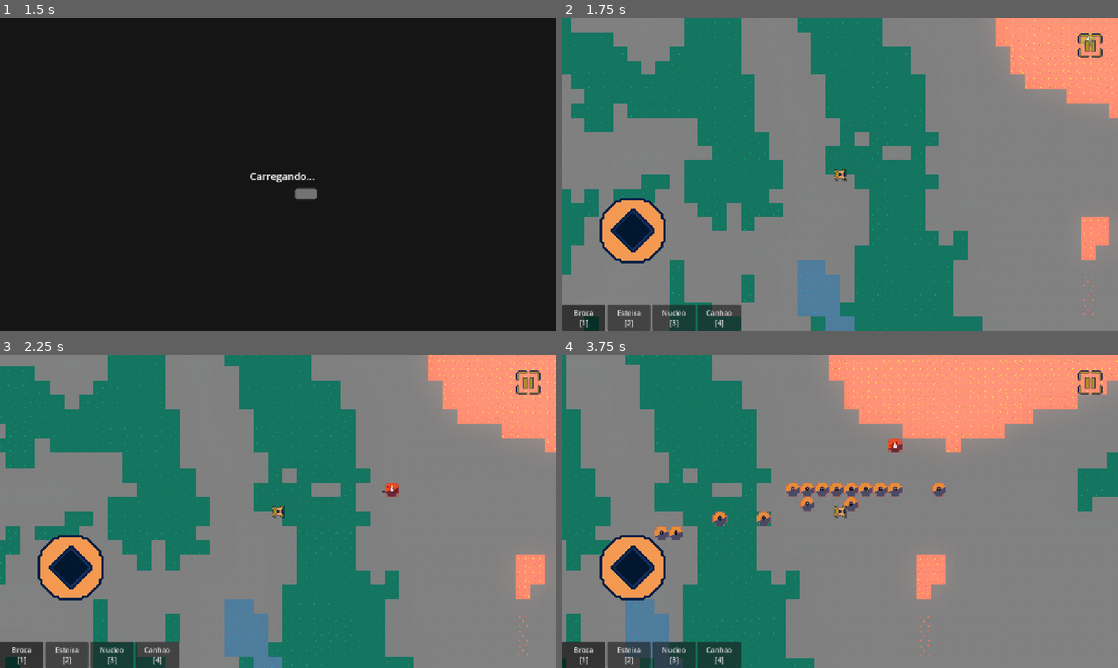
Above: before the commit, frames 1-4 (two rows, left to right).
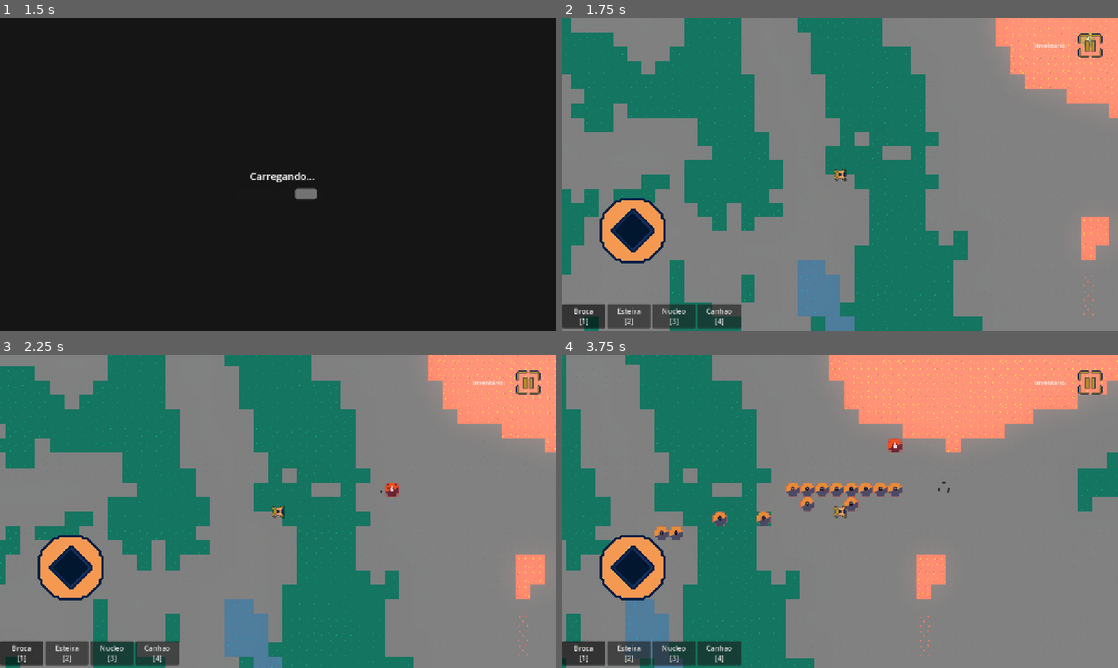
Above: after the commit, the same moments.

Repository: christianfelipesf/Factolyth
Game: Godot game, scene res://scenes/main.tscn
The game is run twice, just before and just after one commit, with the same random seed, the same clock (stepped at 60 frames per second) and the same inputs. Sound files missing from this copy of the repository are replaced by a short silence.
Inputs (mouse positions are in pixels of both pictures, inside the frame that each line leads up to):
- Up to frame 1 (1.5 s): click "Novo Jogo" at 0.5 s; click (528, 46) at 1.25 s
- Up to frame 2 (1.75 s): no input
- Up to frame 3 (2.25 s): tap Enter at 2 s; move the mouse to (400, 495) at 2.02 s; press the mouse at (400, 495) at 2.03 s; hold D (move_right) from 2.03 s (still down)
- Up to frame 4 (3.75 s): release D (move_right) at 2.75 s; release the mouse at (962, 495) at 2.75 s; drag from (728, 527) to (956, 489) at 2.77 s; move the mouse to (895, 442) at 3.52 s; hold D (move_right) from 3.53 s (still down); hold Right mouse button (remover_objeto) from 3.53 s (still down); click (895, 442) at 3.67 s

Frame 1 is identical in both runs. In frame 2, 0.6% of the frame differs, in the area x 0-91%, y 8-100%; in frame 3, 0.6%; in frame 4, 0.8%.

Commit message:
dawdwa
dwadwa

Diff:
--- a/scenes/barra_construcao.tscn
+++ b/scenes/barra_construcao.tscn
@@ -1,14 +1,13 @@
 [gd_scene format=3 uid="uid://bfbwco8rr7fd1"]
 
-[ext_resource type="Script" path="res://scripts/barra_construcao.gd" id="1_orj5b"]
+[ext_resource type="Script" uid="uid://cxl3p67tscvku" path="res://scripts/barra_construcao.gd" id="1_orj5b"]
 
 [node name="BarraConstrucao" type="Control" unique_id=941025085]
 layout_mode = 3
-anchors_preset = 15
+anchors_preset = 2
 anchor_right = 1.0
-anchor_bottom = 1.0
-grow_horizontal = 2
-grow_vertical = 2
+offset_top = -60.0
+grow_vertical = 0
 script = ExtResource("1_orj5b")
 
 [node name="Background" type="ColorRect" parent="." unique_id=393163289]
@@ -25,6 +24,7 @@
 anchors_preset = 2
 anchor_top = 1.0
 anchor_bottom = 1.0
-offset_top = -60.0
+offset_top = -54.0
+offset_bottom = -6.0
 grow_vertical = 0
 alignment = 1
--- a/scenes/playerui.tscn
+++ b/scenes/playerui.tscn
@@ -13,8 +13,17 @@
 
 [node name="CanvasLayer" type="CanvasLayer" unique_id=216092279]
 
-[node name="Joystick" type="Control" parent="." unique_id=943145230]
+[node name="UI" type="Control" parent="." unique_id=1198986067]
 layout_mode = 3
+anchors_preset = 15
+anchor_right = 1.0
+anchor_bottom = 1.0
+grow_horizontal = 2
+grow_vertical = 2
+mouse_filter = 2
+
+[node name="Joystick" type="Control" parent="UI" unique_id=943145230]
+layout_mode = 1
 anchors_preset = 15
 anchor_right = 1.0
 anchor_bottom = 1.0
@@ -24,22 +33,22 @@
 script = ExtResource("1_5vk06")
 raio_maximo = 100.0
 
-[node name="TouchScreenButton" type="TouchScreenButton" parent="Joystick" unique_id=828656199]
+[node name="TouchScreenButton" type="TouchScreenButton" parent="UI/Joystick" unique_id=828656199]
 
-[node name="Sprite2D" type="Sprite2D" parent="Joystick/TouchScreenButton" unique_id=378925084]
+[node name="Sprite2D" type="Sprite2D" parent="UI/Joystick/TouchScreenButton" unique_id=378925084]
 position = Vector2(162.99998, 488.99997)
 scale = Vector2(0.2, 0.2)
 texture = ExtResource("3_xx5n8")
 
-[node name="BarraConstrucao" parent="." unique_id=1848745639 instance=ExtResource("4_y1cqx")]
+[node name="BarraConstrucao" parent="UI" unique_id=1848745639 instance=ExtResource("4_y1cqx")]
 
-[node name="InventarioHUD" type="Control" parent="." unique_id=824166272]
-layout_mode = 3
+[node name="InventarioHUD" type="Control" parent="UI" unique_id=824166272]
+layout_mode = 1
 anchors_preset = 3
 anchor_left = 1.0
-anchor_top = 1.0
+anchor_top = 0.0
 anchor_right = 1.0
-anchor_bottom = 1.0
+anchor_bottom = 0.0
 offset_left = -200.0
 offset_top = 8.0
 offset_right = -8.0
@@ -48,7 +57,7 @@
 grow_vertical = 0
 script = ExtResource("5")
 
-[node name="Margem" type="MarginContainer" parent="InventarioHUD" unique_id=1582695389]
+[node name="Margem" type="MarginContainer" parent="UI/InventarioHUD" unique_id=1582695389]
 layout_mode = 1
 anchors_preset = 15
 anchor_right = 1.0
@@ -60,7 +69,7 @@
 theme_override_constants/margin_right = 8
 theme_override_constants/margin_bottom = 4
 
-[node name="Label" type="Label" parent="InventarioHUD/Margem" unique_id=933740335]
+[node name="Label" type="Label" parent="UI/InventarioHUD/Margem" unique_id=933740335]
 unique_name_in_owner = true
 layout_mode = 2
 theme_override_colors/font_color = Color(1, 1, 1, 0.9)
@@ -68,17 +77,19 @@
 text = "Inventário:"
 vertical_alignment = 1
 
-[node name="PauseMenu" parent="." unique_id=1306213941 instance=ExtResource("6_6rf2q")]
+[node name="PauseMenu" parent="UI" unique_id=1306213941 instance=ExtResource("6_6rf2q")]
 
-[node name="NotificacaoSave" type="Label" parent="." unique_id=1342226807]
-anchors_preset = -1
-anchor_left = 0.5
+[node name="NotificacaoSave" type="Label" parent="UI" unique_id=1342226807]
+layout_mode = 1
+anchors_preset = 4
+anchor_left = 1.0
 anchor_top = 1.0
 anchor_right = 1.0
 anchor_bottom = 1.0
 offset_left = -260.0
 offset_top = -44.0
-offset_right = 0.5
+offset_right = -8.0
+offset_bottom = -8.0
 grow_horizontal = 0
 grow_vertical = 0
 theme_override_colors/font_color = Color(1, 1, 1, 0.9)
@@ -89,14 +100,16 @@
 vertical_alignment = 1
 script = ExtResource("7_so4q7")
 
-[node name="CarregandoChunks" type="Label" parent="." unique_id=386992420]
+[node name="CarregandoChunks" type="Label" parent="UI" unique_id=386992420]
+layout_mode = 1
 anchors_preset = 7
 anchor_left = 0.5
 anchor_top = 1.0
 anchor_right = 0.5
 anchor_bottom = 1.0
+offset_left = -100.0
 offset_top = -60.0
-offset_bottom = 11.5
+offset_right = 100.0
 grow_horizontal = 2
 grow_vertical = 0
 theme_override_colors/font_color = Color(1, 1, 1, 0.8)
@@ -108,16 +121,17 @@
 vertical_alignment = 1
 script = ExtResource("8_0q5bq")
 
-[node name="BotaoPausa" type="TextureButton" parent="." unique_id=1669730007]
+[node name="BotaoPausa" type="TextureButton" parent="UI" unique_id=1669730007]
+layout_mode = 1
 anchors_preset = 3
 anchor_left = 1.0
-anchor_top = 1.0
+anchor_top = 0.0
 anchor_right = 1.0
-anchor_bottom = 1.0
+anchor_bottom = 0.0
 offset_left = -91.0
-offset_top = -683.0
+offset_top = 37.0
 offset_right = -59.0
-offset_bottom = -651.0
+offset_bottom = 69.0
 grow_horizontal = 0
 grow_vertical = 0
 scale = Vector2(1.7, 1.7)
--- a/scripts/cursor.gd
+++ b/scripts/cursor.gd
@@ -12,6 +12,9 @@
 var _tamanho_grid_atual: Vector2i = Vector2i(1, 1)
 
 var _joystick: Control = null
+var _botao_pausa: Control = null
+var _barra_ui_root: Control = null
+var _ui_root: Control = null
 var _cursor_controle: Vector2 = Vector2.ZERO
 var _modo_controle: bool = false
 var _mouse_moveu: bool = false
@@ -27,6 +30,9 @@
 
 func _ready() -> void:
 	_joystick = get_tree().root.find_child("Joystick", true, false)
+	_ui_root = get_tree().root.find_child("UI", true, false)
+	_botao_pausa = get_tree().root.find_child("BotaoPausa", true, false)
+	_barra_ui_root = get_tree().root.find_child("BarraConstrucao", true, false)
 	for filho in get_children():
 		if filho is CanvasItem:
 			filho.z_index = 10
@@ -187,10 +193,23 @@
 	return pai.has_method("is_pinçando") and pai.is_pinçando()
 
 func _cursor_em_ui() -> bool:
-	## Verifica se o cursor está sobre a área do joystick (incluindo margem).
-	if _joystick == null or not _joystick.has_method("is_na_area_de_ui"):
-		return false
-	return _joystick.is_na_area_de_ui(get_viewport().get_mouse_position())
+	## Verifica se o cursor está sobre QUALQUER elemento GUI
+	## (joystick, barra de construção, botão de pausa, etc.)
+	var mouse_pos := get_viewport().get_mouse_position()
+
+	# 1. Joystick (incluindo margem)
+	if _joystick != null and _joystick.has_method("is_na_area_de_ui") and _joystick.is_na_area_de_ui(mouse_pos):
+		return true
+
+	# 2. Botão de pausa (canto superior direito)
+	if _botao_pausa != null and _botao_pausa.get_global_rect().has_point(mouse_pos):
+		return true
+
+	# 3. Barra de construção (fundo da tela)
+	if _barra_ui_root != null and _barra_ui_root.get_global_rect().has_point(mouse_pos):
+		return true
+
+	return false
 
 func _unhandled_input(event: InputEvent) -> void:
 	# Quando pausado (menu aberto), ignora qualquer ação no mundo do jogo
--- a/scripts/joygstick.gd
+++ b/scripts/joygstick.gd
@@ -28,7 +28,7 @@
 				is_dragging = true
 				_arrastar(event.position)
 				get_viewport().set_input_as_handled()
-			elif not event.pressed:
+			elif not event.pressed and is_dragging:
 				_resetar()
 				get_viewport().set_input_as_handled()
 
@@ -42,7 +42,7 @@
 			is_dragging = true
 			_arrastar(event.position)
 			get_viewport().set_input_as_handled()
-		elif not event.pressed:
+		elif not event.pressed and is_dragging:
 			_resetar()
 			get_viewport().set_input_as_handled()
 
